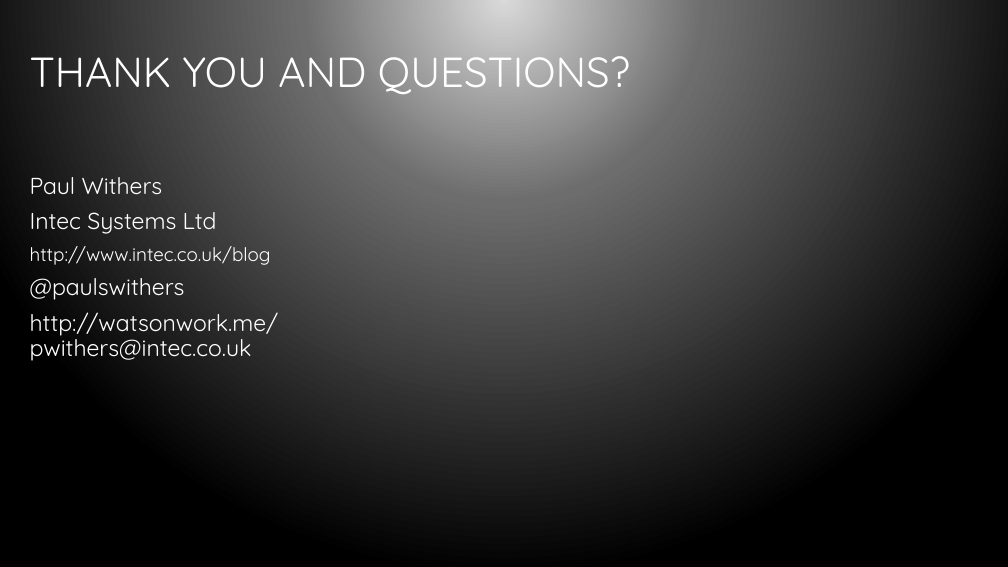
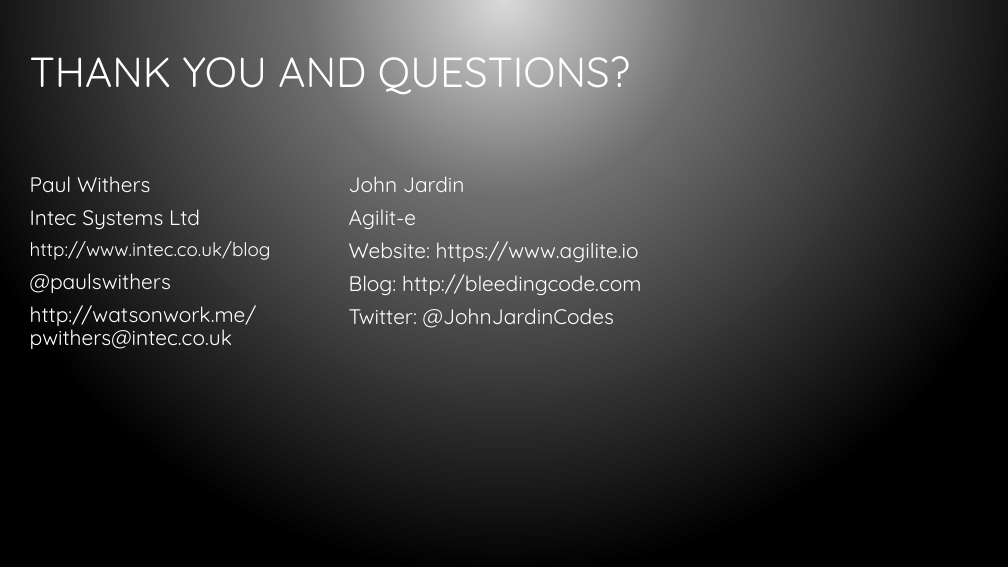
Before and after one commit to bleedingcode/domino-js-masterclass, a slide deck: slide 37 of presentation/8598 Domino and JS.pptx (slide 34 before the commit). Drawn at 1008x567 pixels with LibreOffice and Linux fonts; fonts in the diff are those of the drawing; background and template pictures are left out. Boxes give left, top, right and bottom in pixels: in the first picture for what was removed or moved away, otherwise in the second. Text is boxed around its words. In the diff, an @@ line names an element or a change of style, - is before the commit and + after.

```diff
--- a/presentation/8598 Domino and JS.pptx
+++ b/presentation/8598 Domino and JS.pptx
@@ text at (x1=30, y1=176, x2=257, y2=349): size 22 to 20 pt in "Paul Withers", "Intec Systems Ltd", "@paulswithers", "http://watsonwork.me/pwithers@intec.co.uk" @@
@@ text added at (x1=349, y1=176, x2=641, y2=328), 20 pt, text #FFFFFF @@
+John Jardin
+Agilit-e
+Website: https://www.agilite.io
+Blog: http://bleedingcode.com
+Twitter: @JohnJardinCodes
```
Also in this commit, not shown: 1 other slide changed, 3 slides added.
